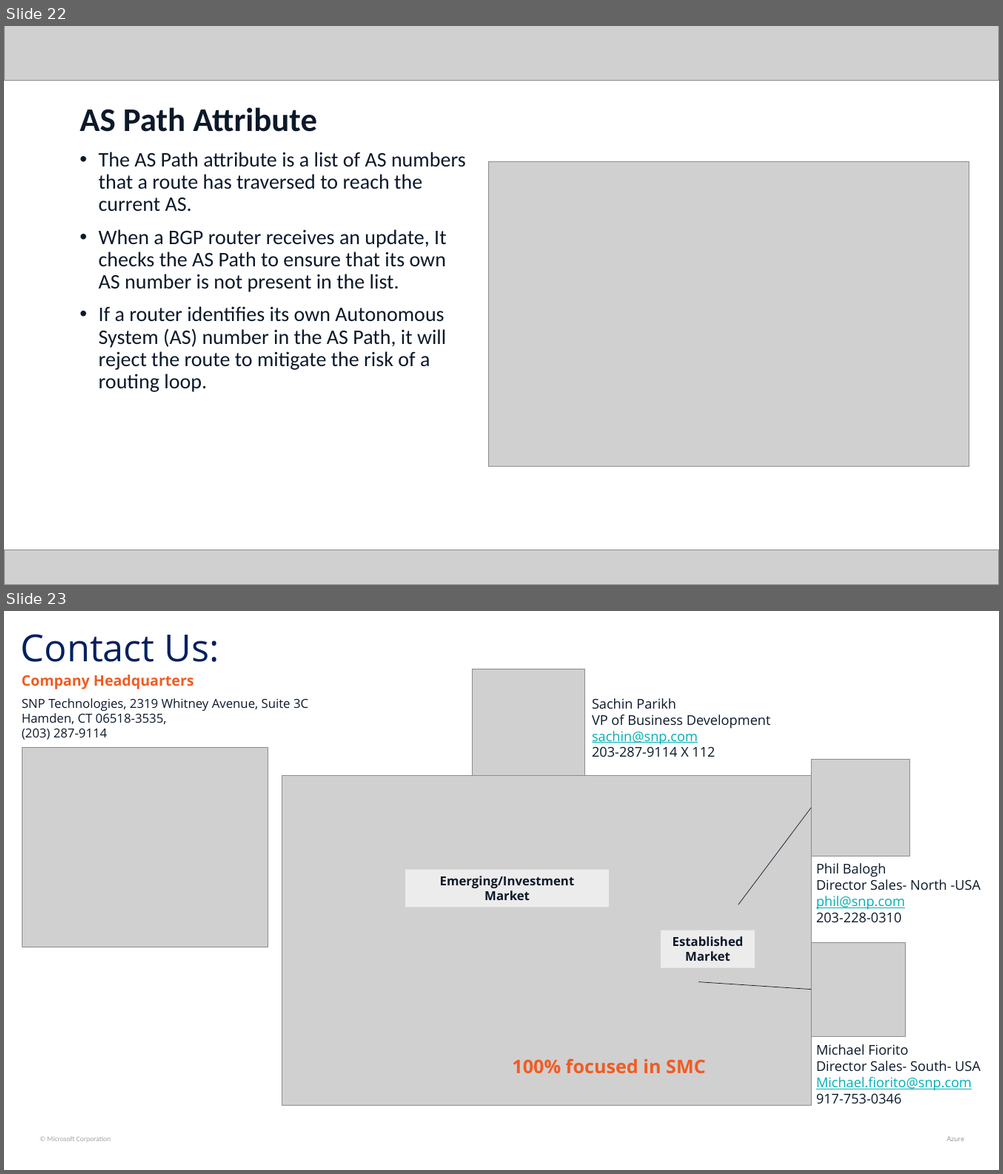
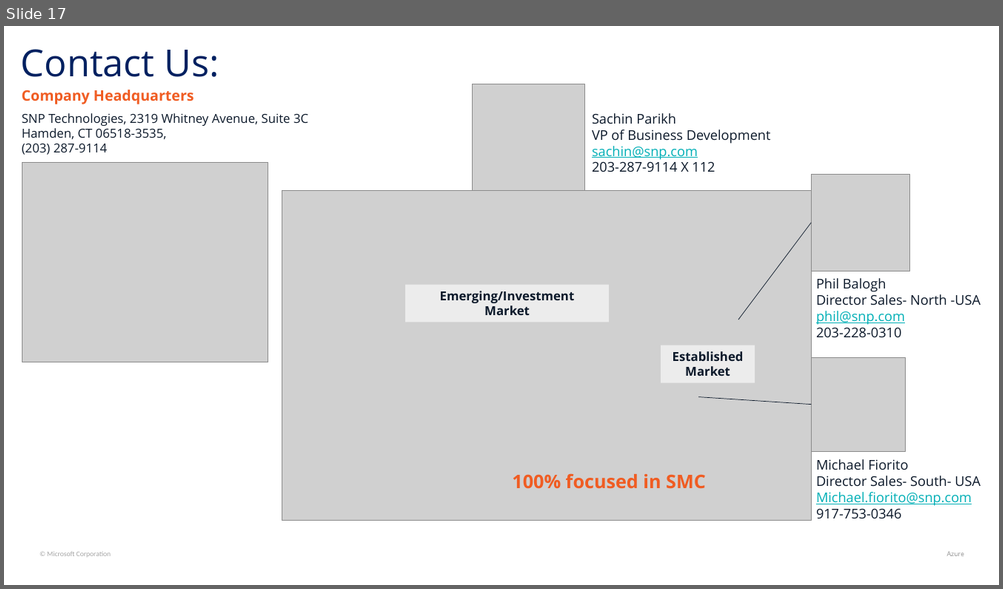
Before and after one commit to Dathasai1234/Personal-Notes, a slide deck: Archive/Presentations/Presentation-2/Virtual Network Gateways.pptx. Shown one above the other, each under a label of ours: slides 22 and 23 before the commit, slide 17 after it. The pictures are 1003x1174 and 1003x589 pixels, drawn with LibreOffice and Linux fonts; fonts in the diff are those of the drawing; grey boxes stand for pictures. Boxes give left, top, right and bottom in pixels: in the first picture for what was removed or moved away, otherwise in the second. Text is boxed around its words. In the diff, an @@ line names an element or a change of style, - is before the commit and + after.

```diff
--- a/Archive/Presentations/Presentation-2/Virtual Network Gateways.pptx
+++ b/Archive/Presentations/Presentation-2/Virtual Network Gateways.pptx
@@ slide 22 removed at (4, 26, 999, 585), background #FFFFFF @@
@@ picture removed at (4, 26, 999, 81) @@
@@ text removed at (79, 107, 466, 392) @@
-AS Path Attribute
-• The AS Path attribute is a list of AS numbers that a route has traversed to reach the current AS.
-• When a BGP router receives an update, It checks the AS Path to ensure that its own AS number is not present in the list.
-• If a router identifies its own Autonomous System (AS) number in the AS Path, it will reject the route to mitigate the risk of a routing loop.
@@ picture removed at (488, 163, 969, 467) @@
@@ picture removed at (4, 551, 999, 585) @@
@@ what was slide 23 is now slide 17 @@
```
Also in this commit, not shown: 1 slide changed, 12 slides added, 17 other slides removed, 4 other files.
